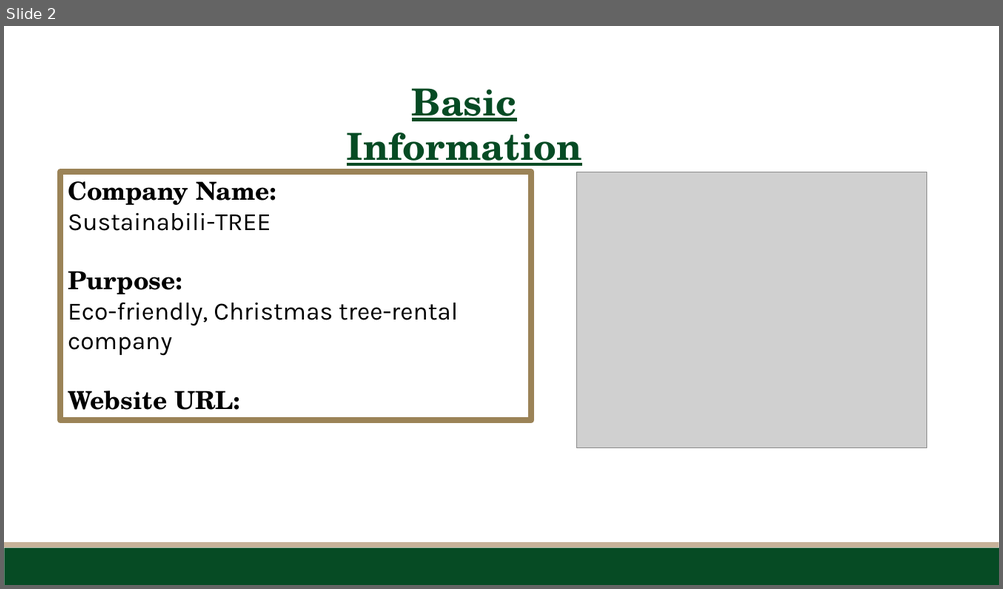
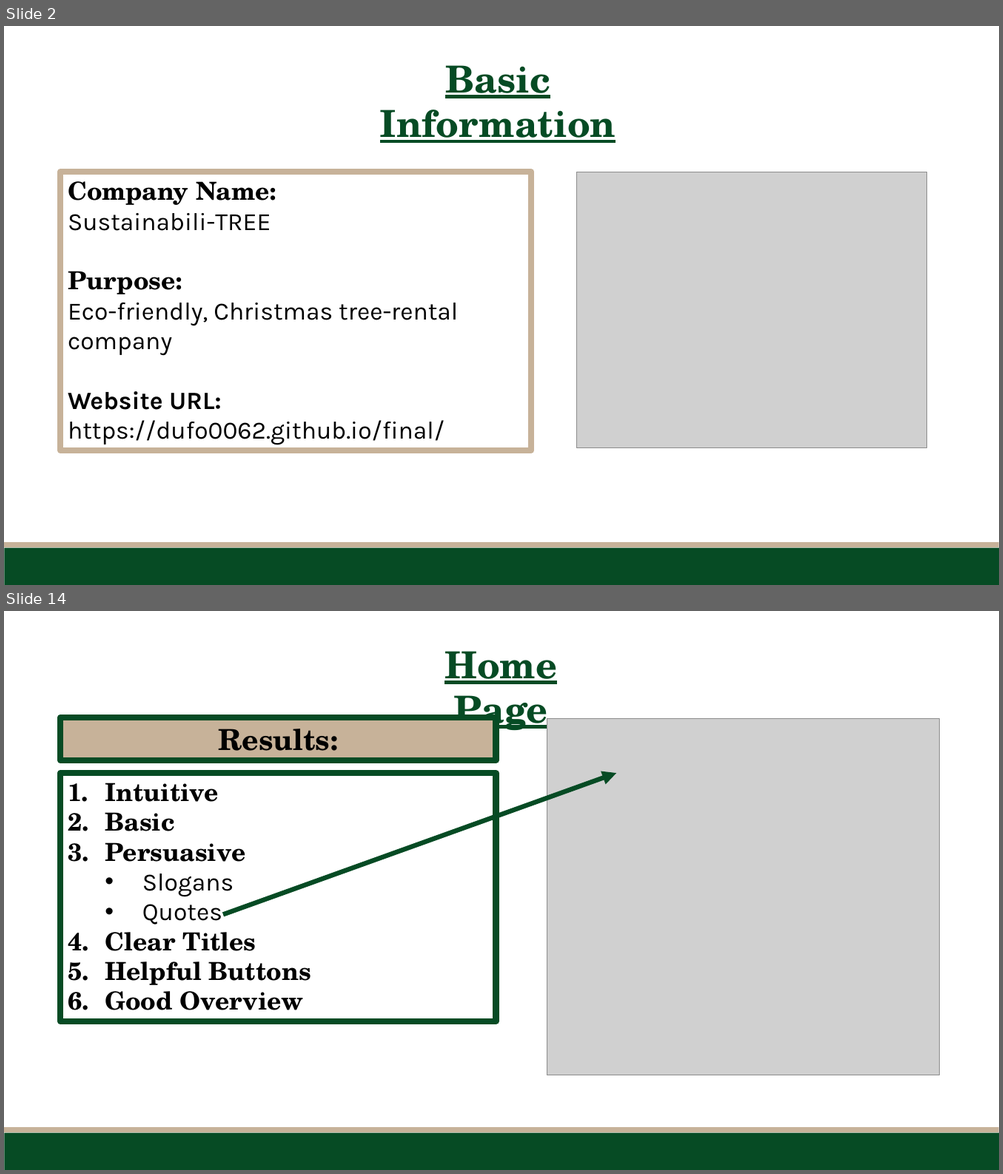
Before and after one commit to dufo0062/dufo0062.github.io, a slide deck: final/dufour_kathryn_final.pptx. Shown one above the other, each under a label of ours: slide 2 before the commit, slides 2 and 14 after it; the slides between them are not shown. The pictures are 1003x589 and 1003x1174 pixels, drawn with LibreOffice and Linux fonts; fonts in the diff are those of the drawing; grey boxes stand for pictures. Boxes give left, top, right and bottom in pixels: in the first picture for what was removed or moved away, otherwise in the second. Text is boxed around its words. In the diff, an @@ line names an element or a change of style, - is before the commit and + after.

```diff
--- a/final/dufour_kathryn_final.pptx
+++ b/final/dufour_kathryn_final.pptx
@@ slide 14 added at (4,611,999,1170), background #FFFFFF; not listed: 2 template elements that a slide beside it also shows @@
@@ text added at (444,651,557,735), 36 pt, text #064B24, bold, underline @@
+Home Page
@@ rectangle added at (61,718,496,760), fill #C7B299, outline #064B24 6 pt, 28 pt, text #000000, bold @@
+Results:
@@ picture added at (547,718,939,1076) @@
@@ rectangle added at (61,773,496,1022), outline #064B24 6 pt, 24 pt, text #000000, bold @@
+1. Intuitive
+2. Basic
+3. Persuasive
+  • Slogans
+  • Quotes
+4. Clear Titles
+5. Helpful Buttons
+6. Good Overview
@@ arrow added from (223, 914) to (617, 773), #064B24 4.5 pt @@
@@ slide 2 changed as well @@
@@ text "Basic Information" rewrapped from (347,88,582,173) to (380,65,615,143) @@
@@ rectangle "Company Name:": place and size @@
-rectangle "Company Name:" at (61,173,532,420)
+rectangle "Company Name:" at (61,173,532,452)
@@ rectangle "Company Name:" at (61,173,532,452): outline #9B8357 6 pt to #C7B299 6 pt @@
@@ text in rectangle at (68,392,221,410): font TeX Gyre Schola to Karla in "Website URL:" @@
@@ text in rectangle at (68,420,444,446): paragraph added @@
+https://dufo0062.github.io/final/
```
Also in this commit, not shown: 13 other slides added, 1 slide removed, 8 other files.
